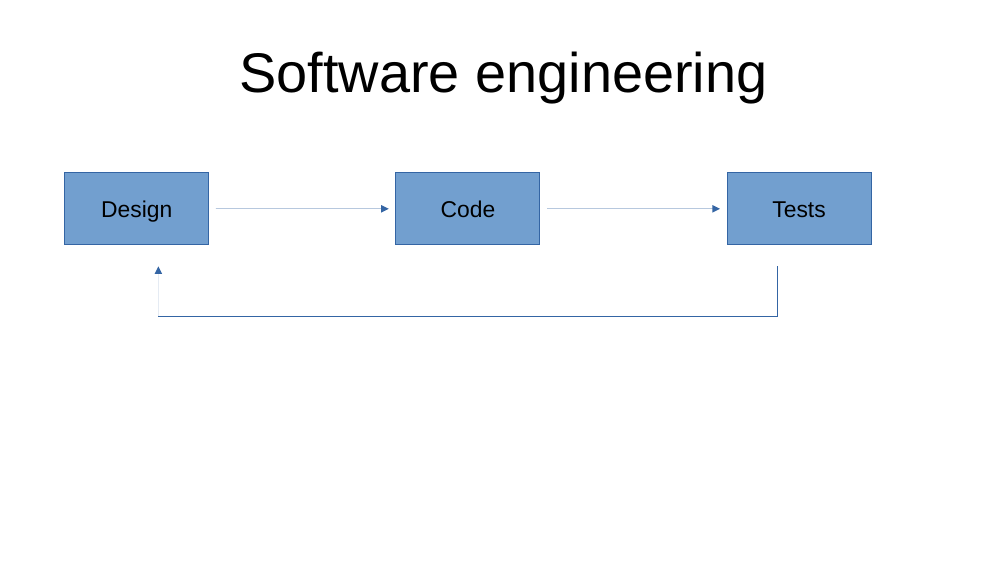
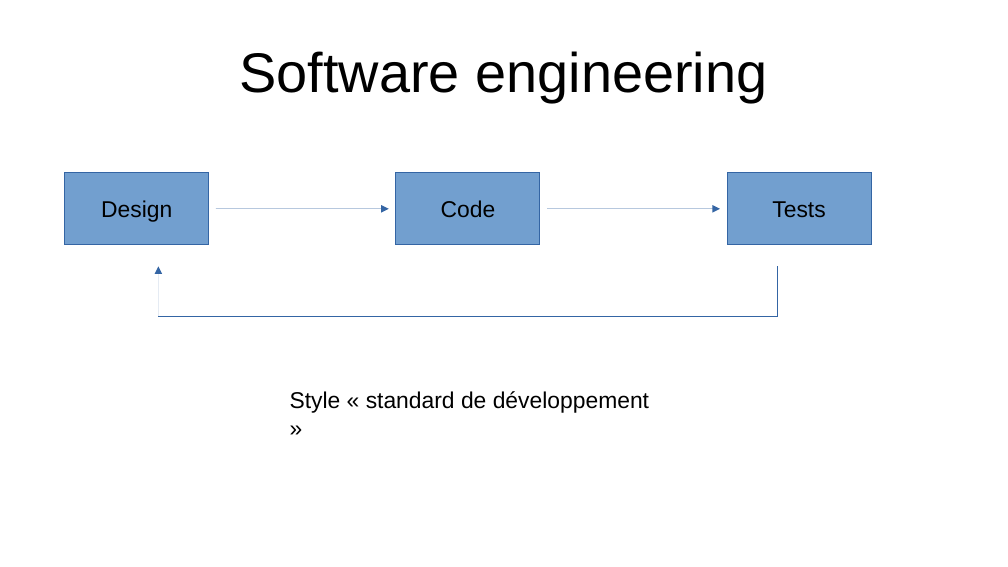
Before and after one commit to ymettraux/Projet_CLP, a slide deck: slide 3 of CLP_2.pptx (slide 2 before the commit). Drawn at 1008x567 pixels with LibreOffice and Linux fonts; fonts in the diff are those of the drawing. Boxes give left, top, right and bottom in pixels: in the first picture for what was removed or moved away, otherwise in the second. Text is boxed around its words. In the diff, an @@ line names an element or a change of style, - is before the commit and + after.

Commit message:
add pptx2

```diff
--- a/CLP_2.pptx
+++ b/CLP_2.pptx
@@ text added at bbox=[290, 391, 649, 413], 18 pt, text #000000 @@
+Style « standard de développement »
```
Also in this commit, not shown: 5 slides added, 2 slides removed, 1 other file.
